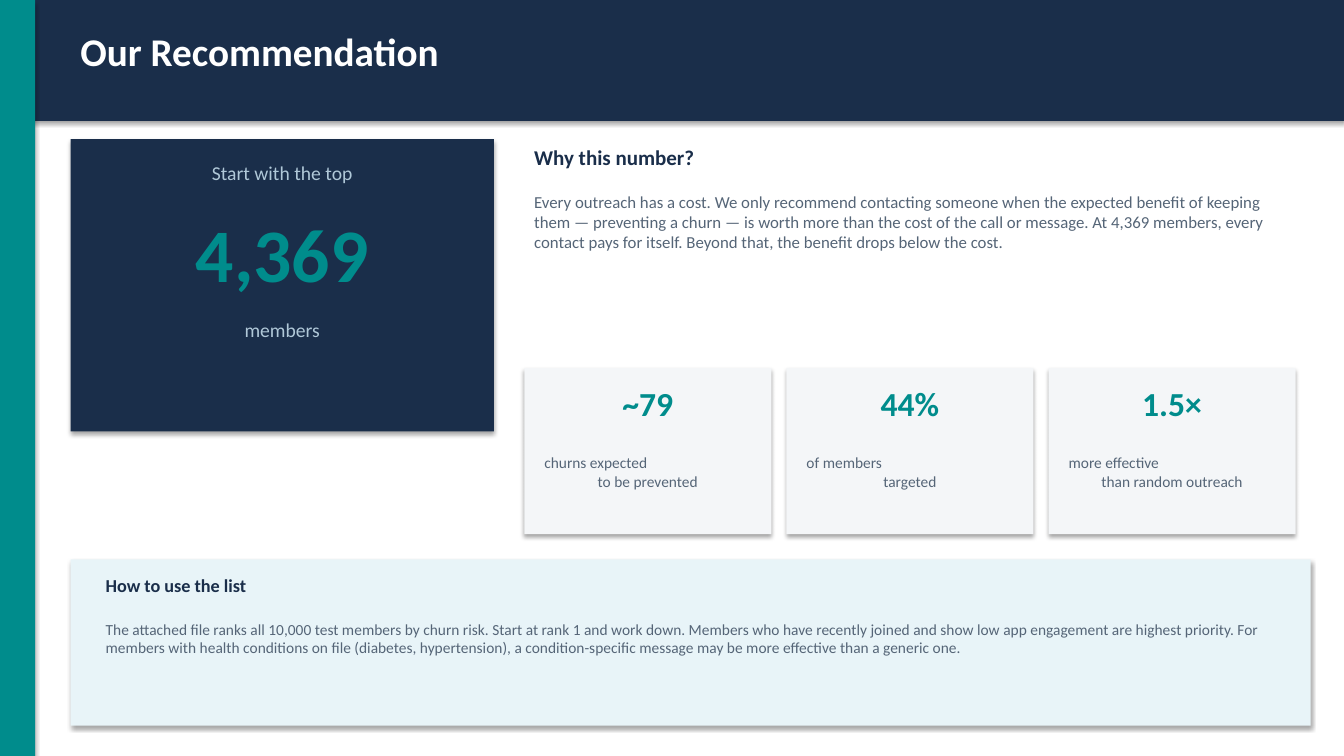
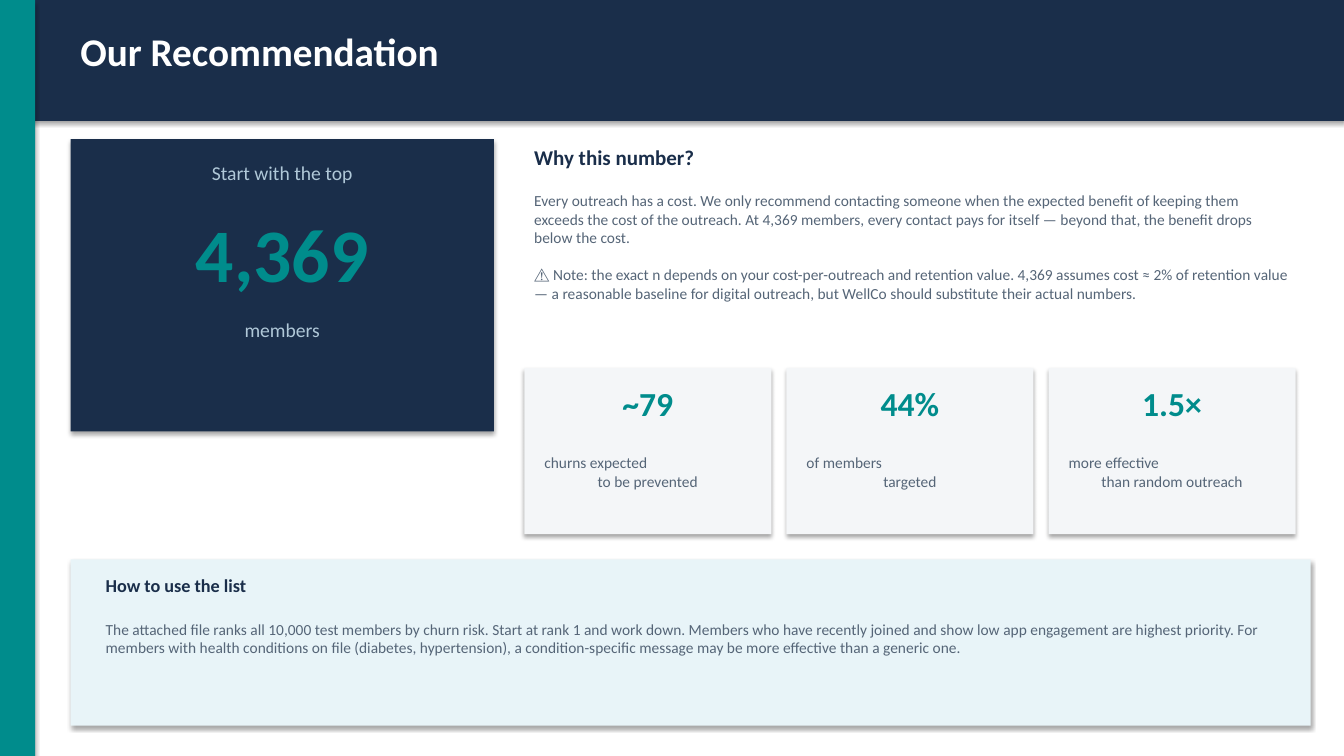
Before and after one commit to SShayVi/wellco-churn-prediction-home-assignment, a slide deck: slide 5 of Shay_Assignment/WellCo_Churn_Presentation.pptx. Drawn at 1344x756 pixels with LibreOffice and Linux fonts; fonts in the diff are those of the drawing. Boxes give left, top, right and bottom in pixels: in the first picture for what was removed or moved away, otherwise in the second. Text is boxed around its words. In the diff, an @@ line names an element or a change of style, - is before the commit and + after.

```diff
--- a/Shay_Assignment/WellCo_Churn_Presentation.pptx
+++ b/Shay_Assignment/WellCo_Churn_Presentation.pptx
@@ text at (534, 195, 1287, 302): text changed; size 12 to 11 pt @@
-Every outreach has a cost. We only recommend contacting someone when the expected benefit of keeping them — preventing a churn — is worth more than the cost of the call or message. At 4,369 members, every contact pays for itself. Beyond that, the benefit drops below the cost.
+Every outreach has a cost. We only recommend contacting someone when the expected benefit of keeping them exceeds the cost of the outreach. At 4,369 members, every contact pays for itself — beyond that, the benefit drops below the cost.
+⚠ Note: the exact n depends on your cost-per-outreach and retention value. 4,369 assumes cost ≈ 2% of retention value — a reasonable baseline for digital outreach, but WellCo should substitute their actual numbers.
```
Also in this commit, not shown: 2 other files.
